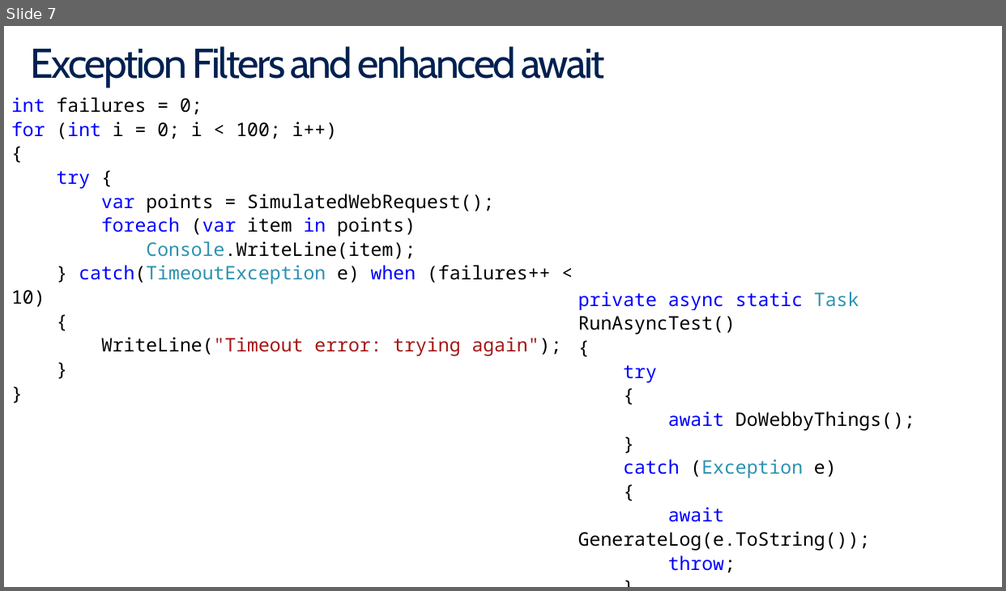
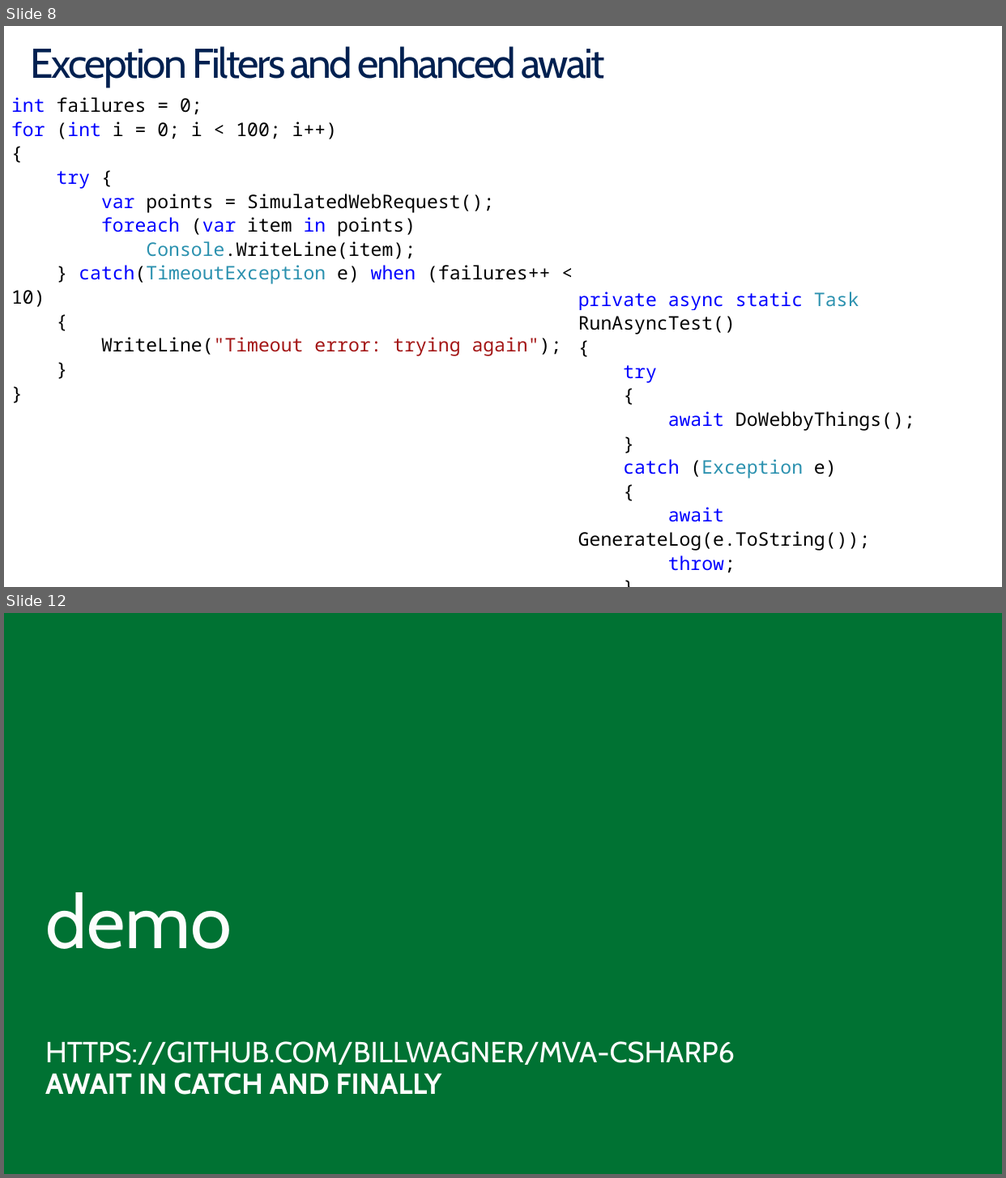
Before and after one commit to BillWagner/MVA-CSharp6, a slide deck: Slides/MVA-What'sNewC#6-Module4.pptx. Shown one above the other, each under a label of ours: slide 7 before the commit, slides 8 and 12 after it; the slides between them are not shown. The pictures are 1006x591 and 1006x1178 pixels, drawn with LibreOffice and Linux fonts; fonts in the diff are those of the drawing. Boxes give left, top, right and bottom in pixels: in the first picture for what was removed or moved away, otherwise in the second. Text is boxed around its words. In the diff, an @@ line names an element or a change of style, - is before the commit and + after.

```diff
--- a/Slides/MVA-What'sNewC#6-Module4.pptx
+++ b/Slides/MVA-What'sNewC#6-Module4.pptx
@@ slide 12 added at bbox=[4, 613, 1002, 1174], background #007233 @@
@@ text added at bbox=[45, 892, 232, 949], 72 pt, text #FFFFFF @@
+demo
@@ subtitle added at bbox=[45, 1041, 735, 1095], 28 pt, text #FFFFFF @@
+HTTPS://GITHUB.COM/BILLWAGNER/MVA-CSHARP6
+AWAIT IN CATCH AND FINALLY
@@ what was slide 7 is now slide 8 @@
```
Also in this commit, not shown: 2 slides changed, 4 other slides added, 1 other file.
